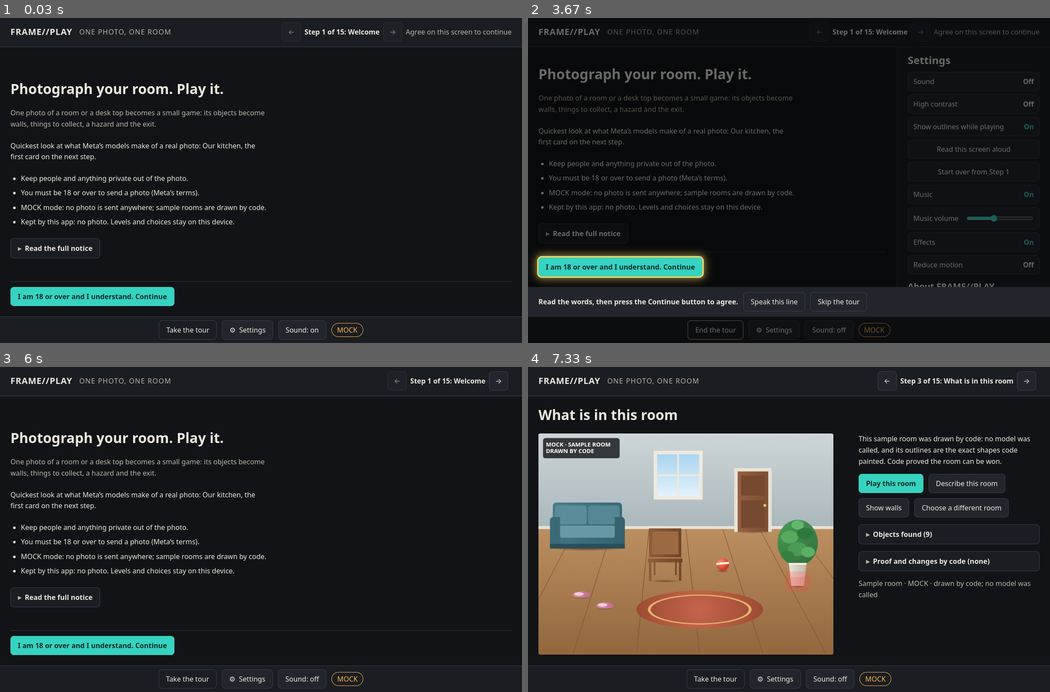
Above: before the commit, frames 1-4 (two rows, left to right).
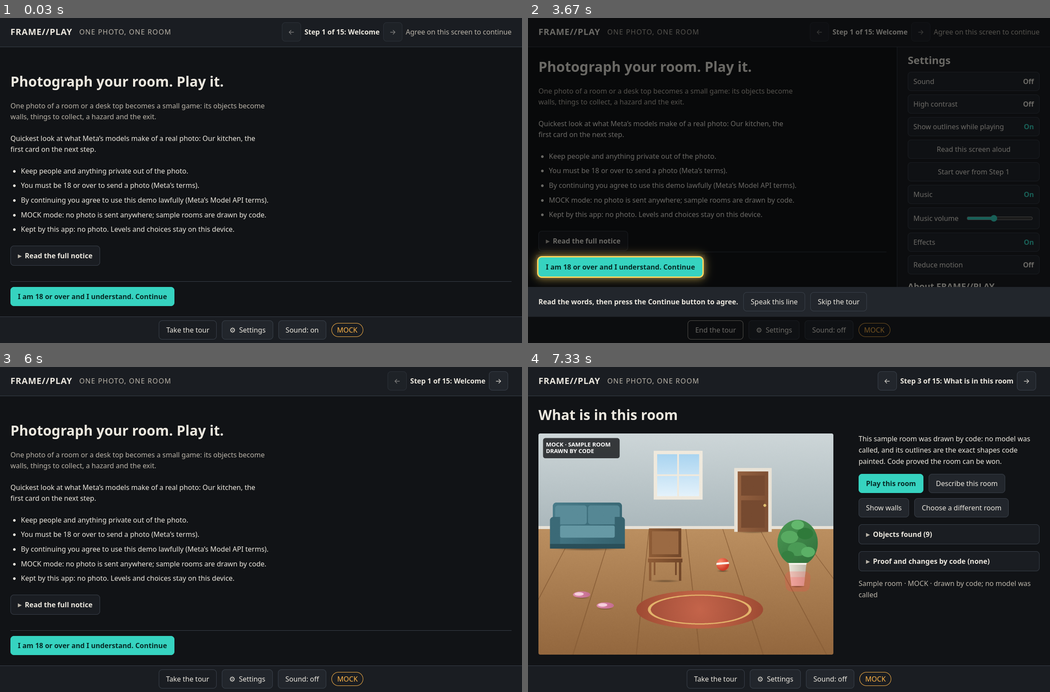
Above: after the commit, the same moments.

Repository: darkAbacus247/frame-play
Game: browser game, page index.html
The game is run twice, just before and just after one commit, with the same random seed, the same clock (stepped at 60 frames per second) and the same inputs.
Inputs (mouse positions are in pixels of both pictures, inside the frame that each line leads up to):
- Up to frame 1 (0.03 s): no input
- Up to frame 2 (3.67 s): click (789, 180) at 0.27 s; click "⚙ Settings" at 1.27 s; tap Shift at 1.52 s; click "Start over from Step 1" at 1.77 s; click "Keep my road" at 2.02 s; tap Escape at 2.27 s; click "Sound On" at 2.77 s; click "Take the tour" at 3.52 s
- Up to frame 3 (6 s): click "I am 18 or over and I underst…" at 4.27 s; click "Skip the tour" at 4.77 s; click "⚙ Settings" at 5.02 s; click "←" at 5.77 s
- Up to frame 4 (7.33 s): click "I am 18 or over and I underst…" at 6.52 s; click "The Living Room MOCK · sample…" at 7.27 s

The runs differ from the first frame. In frame 1, 5.4% of the frame differs, in the area x 2-52%, y 17-77%; in frame 2, 4.6%; in frame 3, 5.4%; in frame 4, nothing differs.

Commit message:
consent: the welcome asks the player to use the demo lawfully (Meta's API Terms section 1 and AUP), beside the age line, in the key points and the full notice; the README's Privacy section says the same; tests/privacy.test.js pins both
Co-Authored-By: Claude Fable 5.1 <noreply@anthropic.com>

Diff:
--- a/src/screens.js
+++ b/src/screens.js
@@ -61,6 +61,9 @@
 };
 export const PEOPLE = 'Keep people and anything private out of the photo.';
 export const AGE = 'You must be 18 or over to send a photo (Meta’s terms).';
+// Meta's API Terms (section 1) and its AUP: the operator requires lawful use
+// of its end users; said beside the age line, in the key points and the full notice
+export const LAWFUL = 'By continuing you agree to use this demo lawfully (Meta’s Model API terms).';
 // what this app keeps; in LIVE, Meta's own use is said beside it (META_USE)
 export const KEPT_SHORT = 'Kept by this app: no photo. Levels and choices stay on this device.';
 // the host of a public copy keeps its own access log, which is not this app's
@@ -86,6 +89,7 @@
       el('ul', { class: 'consent', 'aria-label': 'Before you start' }, [
         el('li', { text: PEOPLE }),
         el('li', { text: AGE }),
+        el('li', { text: LAWFUL }),
         el('li', { text: WHERE_SHORT[m] }),
         el('li', { text: KEPT_SHORT }),
       ]),
@@ -94,6 +98,7 @@
         el('ul', { class: 'consent' }, [
           el('li', { text: PEOPLE }),
           el('li', { text: AGE }),
+          el('li', { text: LAWFUL }),
           el('li', { text: WHERE[m] }),
           el('li', { text: KEPT }),
         ]),
--- a/tests/fit.test.js
+++ b/tests/fit.test.js
@@ -205,11 +205,11 @@
     const details = all.find((e) => e.tagName === 'DETAILS');
     assert.equal(details.children[0].textContent, 'Read the full notice');
     const inside = details.all().map((e) => e.textContent).join(' ');
-    for (const line of ['Keep people and anything private out of the photo.', 'You must be 18 or over to send a photo (Meta’s terms).', V.WHERE[mode], V.KEPT]) {
+    for (const line of ['Keep people and anything private out of the photo.', 'You must be 18 or over to send a photo (Meta’s terms).', V.LAWFUL, V.WHERE[mode], V.KEPT]) {
       assert.ok(inside.includes(line), `${mode}: "${line}" is in the full notice`);
     }
     const points = all.find((e) => e.tagName === 'UL' && e.getAttribute('aria-label') === 'Before you start');
-    assert.equal(points.children.length, 4, 'the key points: people, age, where the photo goes, what is kept');
+    assert.equal(points.children.length, 5, 'the key points: people, age, lawful use, where the photo goes, what is kept');
     assert.ok(points.children.every((li) => li.textContent.length <= 80), 'each key point is one short line');
     const button = all.find((e) => e.tagName === 'BUTTON' && e.hasAttribute('data-primary'));
     assert.equal(button.parentNode.className, 'bar-end welcome-bar', 'the consent button sits in the bar, outside the text');
--- a/tests/privacy.test.js
+++ b/tests/privacy.test.js
@@ -6,7 +6,7 @@
 import { readFileSync } from 'node:fs';
 import { installFakeDocument } from './fakedom.js';
 import { el } from '../src/ui.js';
-import { WHERE, OWN_NOTICE, KEPT, KEPT_SHORT, PEOPLE, AGE, welcomeView } from '../src/screens.js';
+import { WHERE, OWN_NOTICE, KEPT, KEPT_SHORT, PEOPLE, AGE, LAWFUL, welcomeView } from '../src/screens.js';
 
 const doc = installFakeDocument();
 doc.body.append(el('div', { id: 'tips' }));
@@ -28,7 +28,7 @@
 const liveTexts = () => {
   const readme = read('../README.md');
   const bullet = /- \*\*LIVE\*\*[\s\S]*?(?=\n- \*\*)/.exec(readme)[0];
-  return { bullet, texts: { 'WHERE.live': WHERE.live, 'OWN_NOTICE.live': OWN_NOTICE.live, 'the LIVE key point': points('live')[2], 'the README LIVE bullet': bullet } };
+  return { bullet, texts: { 'WHERE.live': WHERE.live, 'OWN_NOTICE.live': OWN_NOTICE.live, 'the LIVE key point': points('live')[3], 'the README LIVE bullet': bullet } };
 };
 
 test('the LIVE words never say "once", and count the calls the server makes', () => {
@@ -70,7 +70,7 @@
     const flat = t.replace(/\s+/g, ' ').replace(/'/g, '’');
     assert.ok(flat.includes(META_USE_WORDS.slice(0, -1)), `${where}: ${t}`);
   }
-  assert.match(points('live')[2], /Meta reads your photo and may use it; this app keeps none\./, 'the key point is no weaker');
+  assert.match(points('live')[3], /Meta reads your photo and may use it; this app keeps none\./, 'the key point is no weaker');
   assert.match(OWN_NOTICE.live, /^LIVE: your photo is shrunk on this device and its camera data removed, then read by Meta’s Model API \(Muse Spark and SAM 3\.1\)\. This app keeps none\. /);
   assert.ok(WHERE.live.endsWith('This app does not store it. ' + META_USE_WORDS));
   // the postcard sentence sits between what this app keeps and Meta's use
@@ -92,18 +92,19 @@
     const p = points(mode);
     assert.equal(p[0], PEOPLE);
     assert.equal(p[1], AGE, 'you must be 18 or over');
-    assert.equal(p[3], KEPT_SHORT);
+    assert.equal(p[2], LAWFUL, 'the terms flow down to the player, beside the age line');
+    assert.equal(p[4], KEPT_SHORT);
     assert.ok(KEPT.startsWith('Kept by this app: no photo, on this device or on its server.') && KEPT_SHORT.startsWith('Kept by this app: no photo.'));
     assert.ok(p.every((t) => t.length <= 80), `${mode}: one short line each`);
   }
-  assert.match(points('mock')[2], /no photo is sent anywhere; sample rooms are drawn by code/);
+  assert.match(points('mock')[3], /no photo is sent anywhere; sample rooms are drawn by code/);
   assert.match(WHERE.live, /shrunk on this device/);
   assert.match(WHERE.live, /camera data is removed/);
   assert.match(WHERE.live, /this app’s server/);
 });
 
 test('what is kept is said for this app only, the one thing this code can vouch for', () => {
-  const live = points('live')[2];
+  const live = points('live')[3];
   assert.equal(live, 'LIVE mode: Meta reads your photo and may use it; this app keeps none.');
   assert.ok(live.length <= 80);
   assert.ok(OWN_NOTICE.live.includes('(Muse Spark and SAM 3.1). This app keeps none. '));
@@ -129,3 +130,19 @@
     assert.ok(points(mode).every((t) => !t.includes('access log')), `${mode}: the key points stay short`);
   }
 });
+
+// Meta's API Terms (section 1) and its AUP ask the operator to require lawful
+// use of its end users: the welcome says so beside the age line, in the key
+// points and the full notice, and the README's Privacy section says the same.
+test('the welcome asks the player to use the demo lawfully, and the README says so too', () => {
+  assert.equal(LAWFUL, 'By continuing you agree to use this demo lawfully (Meta’s Model API terms).');
+  assert.ok(LAWFUL.length <= 80, 'one short line');
+  for (const mode of ['mock', 'live', 'rehearsal']) {
+    assert.equal(points(mode)[2], LAWFUL, `${mode}: the key point, beside the age line`);
+    const { section } = welcomeView({ mode, primaryLabel: 'Continue', onConsent() {} });
+    const inside = section.all().filter((e) => e.tagName === 'LI').map((e) => e.textContent);
+    assert.equal(inside.filter((t) => t === LAWFUL).length, 2, `${mode}: the key points and the full notice`);
+  }
+  const privacy = read('../README.md').split('## Privacy')[1].split('\n## ')[0].replace(/\s+/g, ' ');
+  assert.ok(privacy.includes("By continuing past it you agree to use this demo lawfully; LIVE reads run under Meta's Model API terms."), 'the README’s Privacy section');
+});
